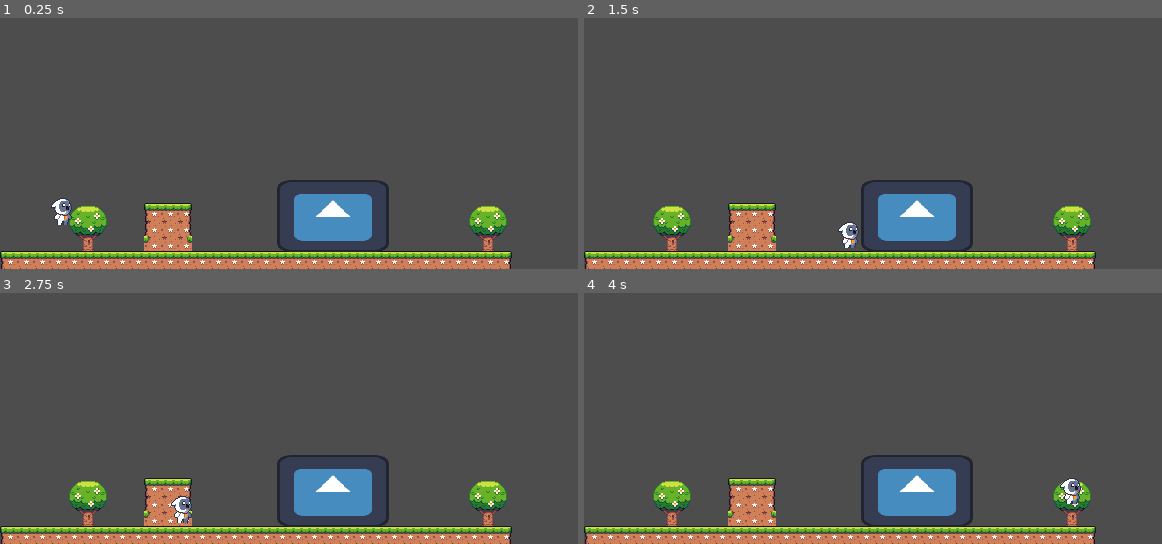
Above: before the commit, frames 1-4 (two rows, left to right).
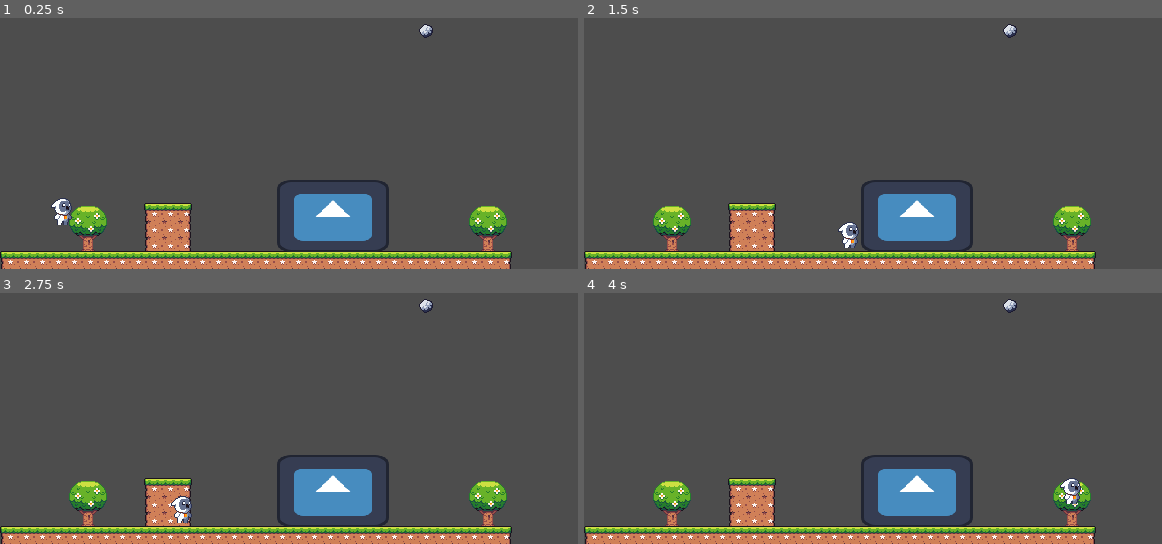
Above: after the commit, the same moments.

Repository: kaaztro/repositorio-KP
Game: Godot game, scene res://Cena Teste 2D.tscn
Two runs of this game, one before a commit and one after it. Both use one fixed random seed, a clock stepped at 60 frames per second and the inputs below. The project has no main scene, so this scene is started directly. The engine's default icon, where the game draws it, is replaced by a stand-in: a white triangle on a blue panel in a dark square.
Inputs:
- Up to frame 1 (0.25 s): no input
- Up to frame 2 (1.5 s): tap Enter (ui_accept) at 0.5, 0.77 s; hold D (ui_right) from 0.53 s (still down)
- Up to frame 3 (2.75 s): tap Enter (ui_accept) at 1.52 s; release D (ui_right) at 2.03 s; hold A (ui_left) from 2.03 s (still down)
- Up to frame 4 (4 s): release A (ui_left) at 2.78 s; hold D (ui_right) from 2.78 s (still down); tap Enter (ui_accept) at 3.02, 3.77 s

The runs differ from the first frame. In frame 1, 0.2% of the frame differs, in the area x 24-75%, y 2-93%; in frame 2, 0.2%; in frame 3, 0.2%; in frame 4, 0.2%.

Commit message:
criando projetil teleguiado

Diff:
--- a/novo-projeto-teste-pedrones/Cena Teste 2D.tscn
+++ b/novo-projeto-teste-pedrones/Cena Teste 2D.tscn
@@ -1,10 +1,12 @@
-[gd_scene load_steps=16 format=3 uid="uid://bxijo3m0ob2dk"]
+[gd_scene load_steps=19 format=3 uid="uid://bxijo3m0ob2dk"]
 
 [ext_resource type="Script" uid="uid://bg135o4q6nw5u" path="res://scripts/player.gd" id="1_k7tio"]
 [ext_resource type="Texture2D" uid="uid://bcfmb23xjj43h" path="res://assets/Seasonal Tilesets/1 - Grassland/Terrain (16 x 16).png" id="1_mqg5i"]
 [ext_resource type="Texture2D" uid="uid://dye83uxl3vrpf" path="res://assets/pixel-art-tiny-hero-sprites/Owlet_Monster/Owlet_Monster_Idle_4.png" id="2_mylff"]
 [ext_resource type="Texture2D" uid="uid://brqfhnwtuhqjp" path="res://assets/Seasonal Tilesets/1 - Grassland/Grassland_entities (16 x 16).png" id="2_vwbca"]
 [ext_resource type="Texture2D" uid="uid://c7y5ecmwp8k7h" path="res://icon.svg" id="3_mylff"]
+[ext_resource type="Script" uid="uid://b6g0tvdifyw00" path="res://scripts/FlyingEnemy.gd" id="6_1s3io"]
+[ext_resource type="Texture2D" uid="uid://cp2ew24p0a1ij" path="res://assets/pixel-art-tiny-hero-sprites/Owlet_Monster/Rock2.png" id="7_d4cje"]
 
 [sub_resource type="TileSetAtlasSource" id="TileSetAtlasSource_vwbca"]
 texture = ExtResource("1_mqg5i")
@@ -134,6 +136,9 @@
 [sub_resource type="RectangleShape2D" id="RectangleShape2D_mylff"]
 size = Vector2(128, 128)
 
+[sub_resource type="CircleShape2D" id="CircleShape2D_tmmp8"]
+radius = 7.0
+
 [node name="cena1" type="Node2D"]
 
 [node name="level" type="TileMap" parent="."]
@@ -141,7 +146,7 @@
 tile_set = SubResource("TileSet_x734l")
 format = 2
 layer_0/name = "chao"
-layer_0/tile_data = PackedInt32Array(1245184, 196608, 1, 131 …(1273 unchanged characters)… 1, 1114121, 196608, 2, 1179657, 196608, 3, 1048586, 262144, 1, 1114122, 262144, 2, 1179658, 262144, 3, 1048587, 327680, 1, 1114123, 327680, 2, 1179659, 327680, 3)
+layer_0/tile_data = PackedInt32Array(1245184, 196608, 1, 131 …(1273 unchanged characters)… 1, 1114121, 196608, 2, 1179657, 196608, 2, 1048586, 262144, 1, 1114122, 262144, 2, 1179658, 262144, 3, 1048587, 327680, 1, 1114123, 327680, 2, 1179659, 327680, 2)
 layer_1/name = "dec-cenario"
 layer_1/tile_data = PackedInt32Array(1114117, 589825, 1, 1114142, 589825, 1)
 
@@ -169,3 +174,15 @@
 
 [node name="CollisionShape2D" type="CollisionShape2D" parent="StaticBody2D2"]
 shape = SubResource("RectangleShape2D_mylff")
+
+[node name="Inimigo Voador" type="RigidBody2D" parent="."]
+position = Vector2(426, 82)
+gravity_scale = 0.0
+can_sleep = false
+script = ExtResource("6_1s3io")
+
+[node name="Sprite2D" type="Sprite2D" parent="Inimigo Voador"]
+texture = ExtResource("7_d4cje")
+
+[node name="CollisionShape2D" type="CollisionShape2D" parent="Inimigo Voador"]
+shape = SubResource("CircleShape2D_tmmp8")
--- /dev/null
+++ b/novo-projeto-teste-pedrones/scripts/FlyingEnemy.gd
@@ -0,0 +1,15 @@
+
+extends RigidBody2D
+
+@export var speed: float = 200.0
+@export var target: Node2D
+
+func _physics_process(delta: float) -> void:
+    if target:
+        # Calcula direção para o player
+        var direction: Vector2 = (target.global_position - global_position).normalized()
+
+        # Aplica força proporcional ao delta para movimento suave
+        apply_force(direction * speed * delta)
+
+        # Faz o inimigo rotacionar para olhar para o player
Not shown, added: novo-projeto-teste-pedrones/scripts/FlyingEnemy.gd.uid
